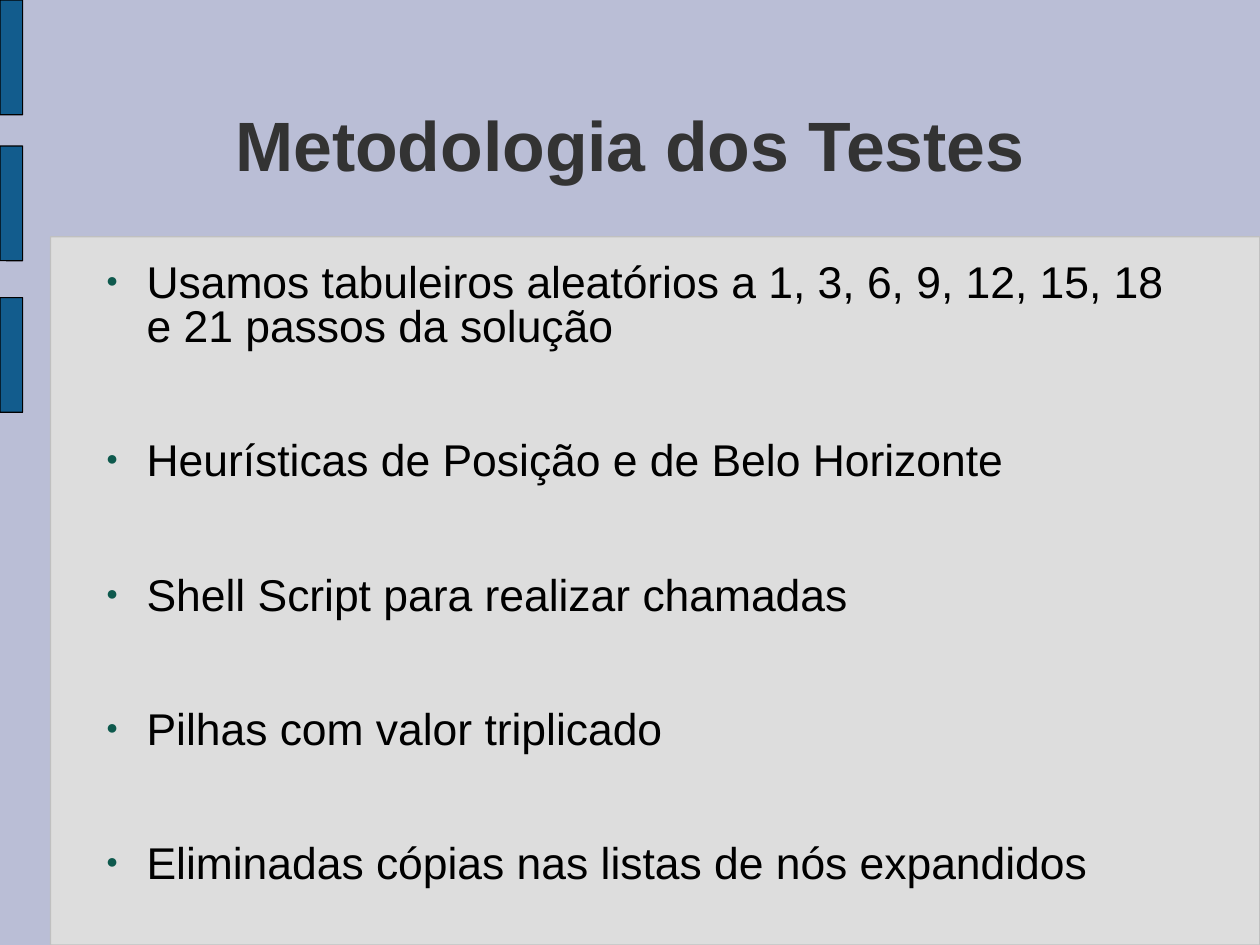
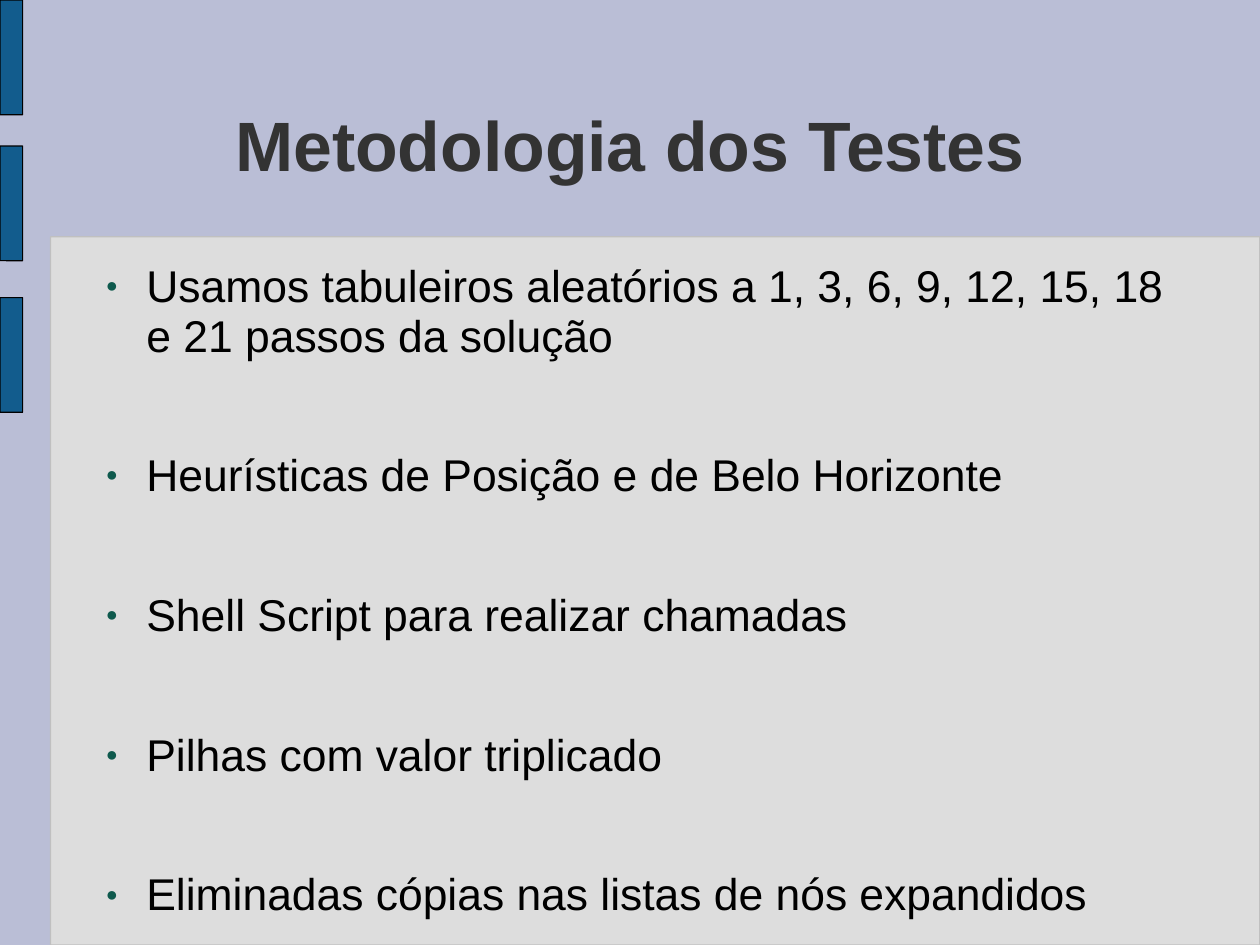
Before and after one commit to syeryoha/15puzzle-prolog, a slide deck: slide 5 of doc/apresentacao.ppt (slide 4 before the commit). Drawn at 1260x945 pixels with LibreOffice and Linux fonts; fonts in the diff are those of the drawing. Boxes give left, top, right and bottom in pixels: in the first picture for what was removed or moved away, otherwise in the second. Text is boxed around its words. In the diff, an @@ line names an element or a change of style, - is before the commit and + after.

```diff
--- a/doc/apresentacao.ppt
+++ b/doc/apresentacao.ppt
@@ text "Usamos tabuleiros aleatórios a 1, ..." at [146, 269, 1163, 920]: line spacing 0.83 to 0.93 @@
```
Also in this commit, not shown: 1 slide added.
